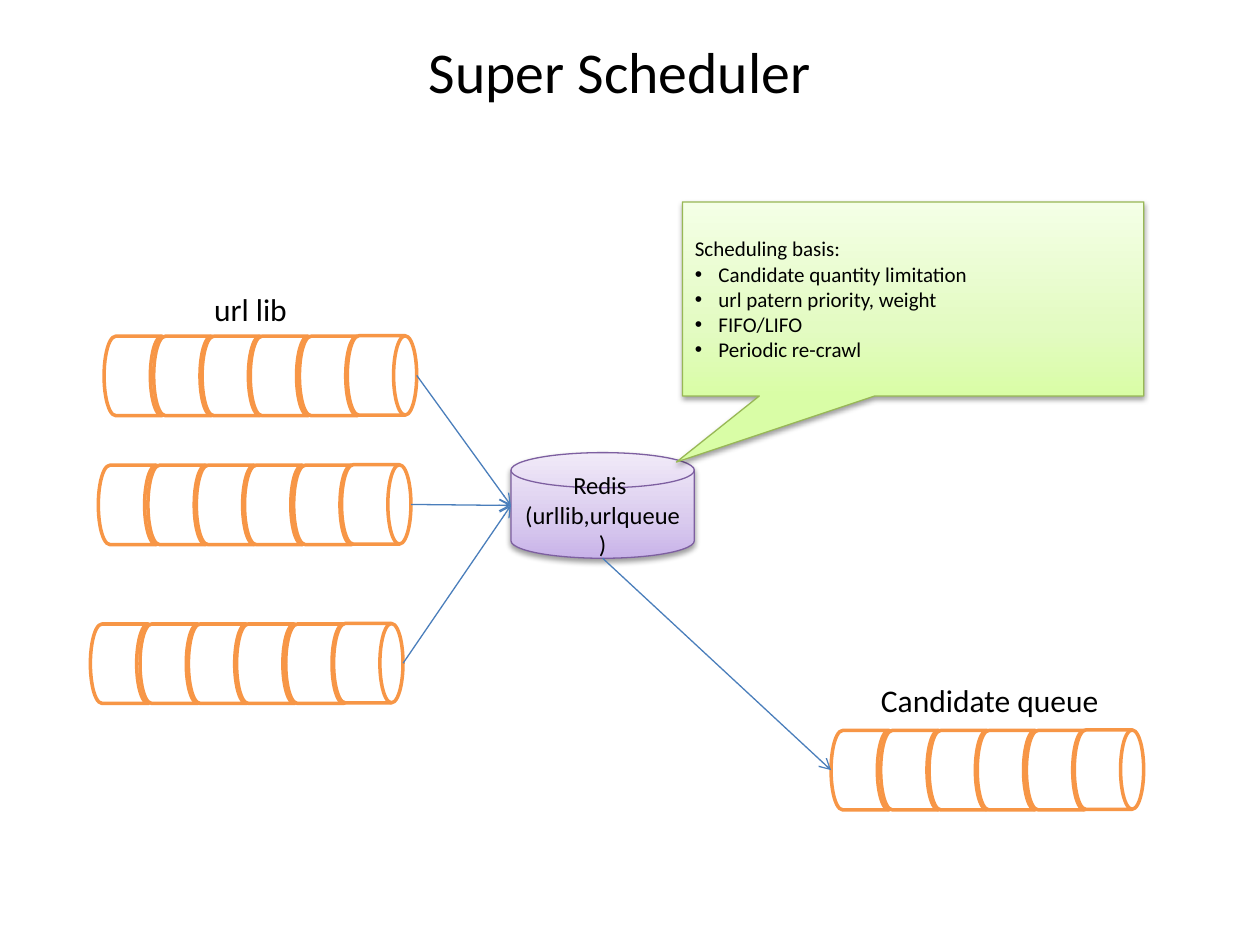
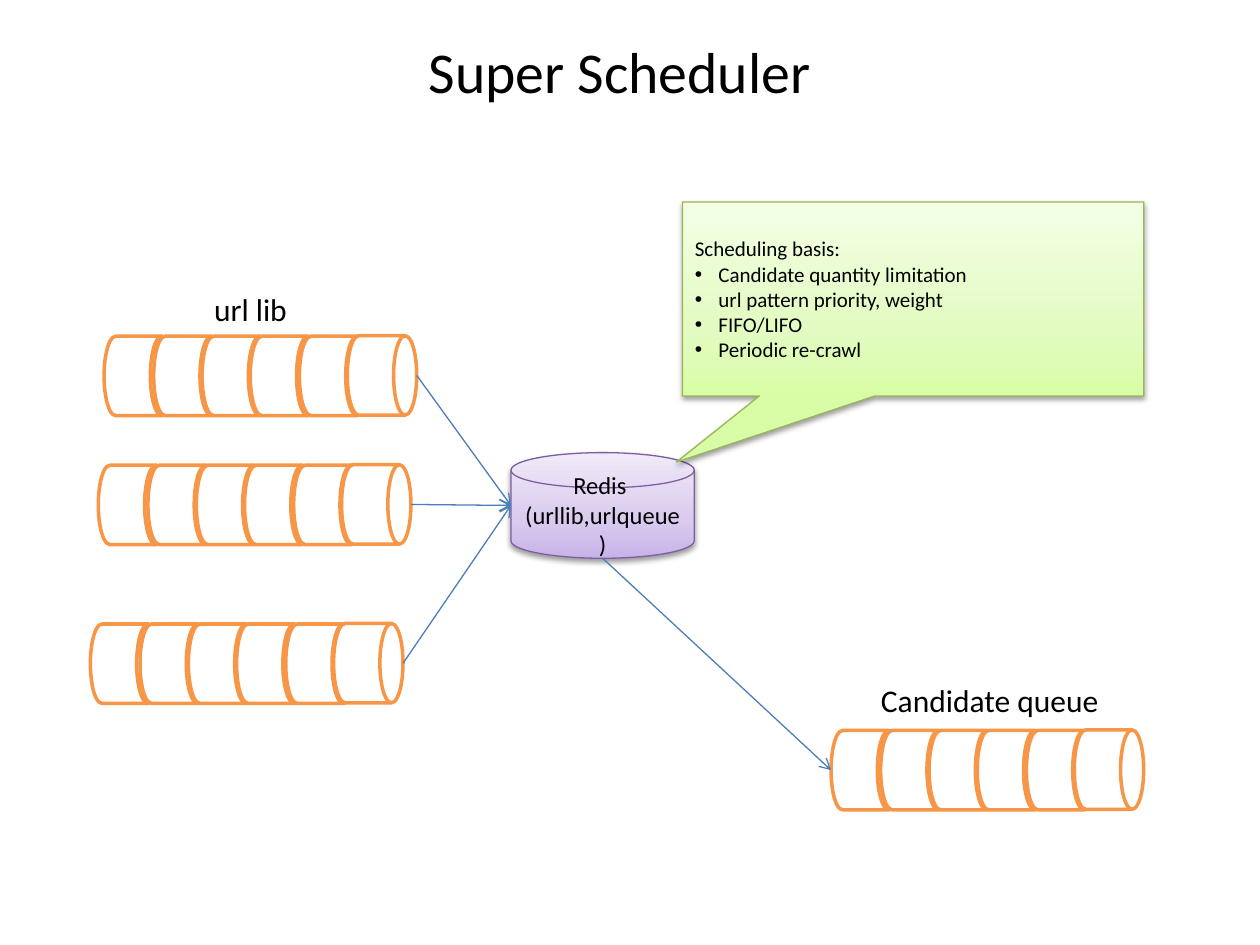
Before and after one commit to ahkimkoo/neocrawler, a slide deck: slide 6 of doc/uxcrawler-architecture.pptx. Drawn at 1260x945 pixels with LibreOffice and Linux fonts; fonts in the diff are those of the drawing. Boxes give left, top, right and bottom in pixels: in the first picture for what was removed or moved away, otherwise in the second. Text is boxed around its words. In the diff, an @@ line names an element or a change of style, - is before the commit and + after.

```diff
--- a/doc/uxcrawler-architecture.pptx
+++ b/doc/uxcrawler-architecture.pptx
@@ text in speech box at <box>718,292,943,311</box>: text changed @@
-• url patern priority, weight
+• url pattern priority, weight
```
Also in this commit, not shown: 1 other slide changed, 9 other files.
